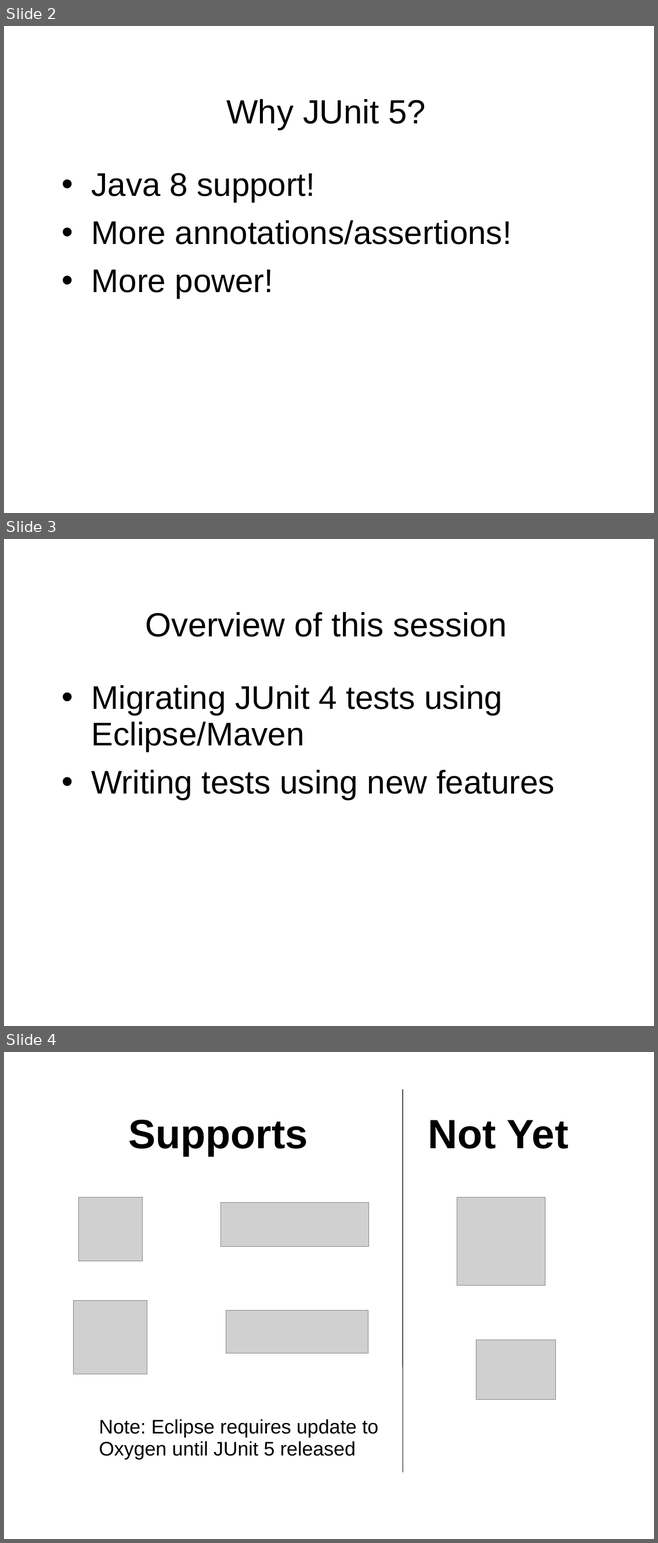
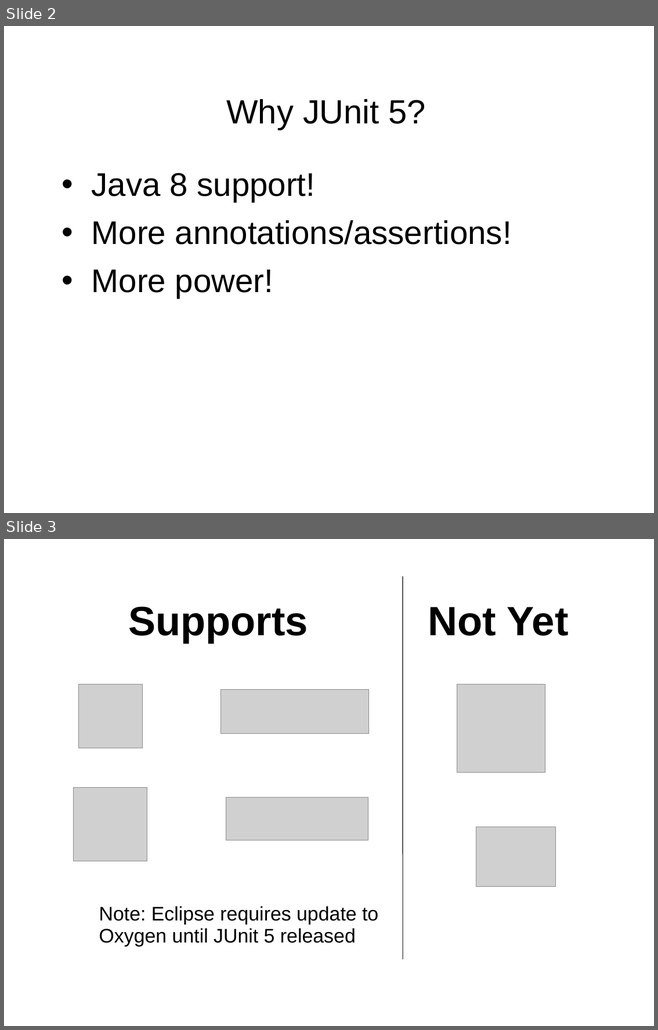
Before and after one commit to boyarsky/JavaOne2017-HOL-JUnit5, a slide deck: JUnit 5 HOL Intro Presentation.ppt. Shown one above the other, each under a label of ours: slides 2, 3 and 4 before the commit, slides 2 and 3 after it. The pictures are 658x1543 and 658x1030 pixels, drawn with LibreOffice and Linux fonts; fonts in the diff are those of the drawing; grey boxes stand for pictures; background and template pictures are left out. Boxes give left, top, right and bottom in pixels: in the first picture for what was removed or moved away, otherwise in the second. Text is boxed around its words. In the diff, an @@ line names an element or a change of style, - is before the commit and + after.

```diff
--- a/JUnit 5 HOL Intro Presentation.ppt
+++ b/JUnit 5 HOL Intro Presentation.ppt
@@ slide 3 removed at [4, 539, 654, 1026], background picture (left out) @@
@@ title removed at [145, 612, 506, 637] @@
-Overview of this session
@@ text removed at [92, 685, 554, 799] @@
-• Migrating JUnit 4 tests using Eclipse/Maven
-• Writing tests using new features
@@ what was slide 4 is now slide 3 @@
```
Also in this commit, not shown: 1 slide added, 3 other files.
